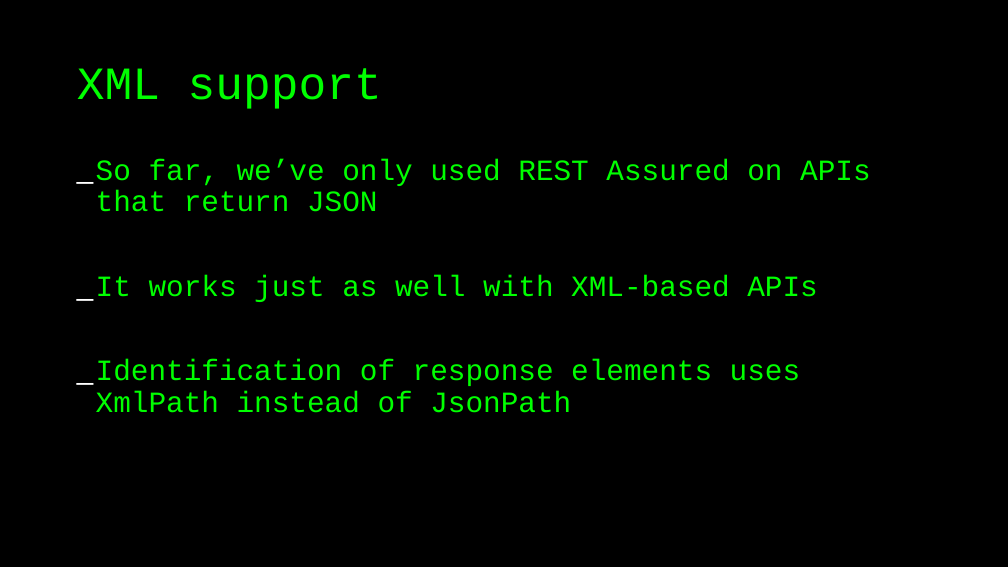
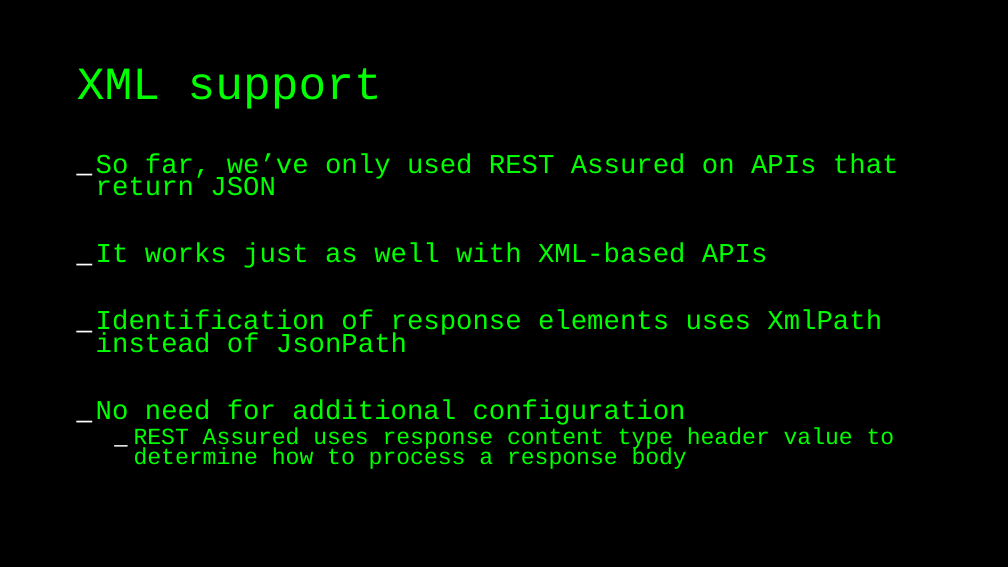
Before and after one commit to basdijkstra/rest-assured-workshop, a slide deck: slide 36 of RestAssuredWorkshop.odp (slide 39 before the commit). Drawn at 1008x567 pixels with LibreOffice and Linux fonts; fonts in the diff are those of the drawing. Boxes give left, top, right and bottom in pixels: in the first picture for what was removed or moved away, otherwise in the second. Text is boxed around its words. In the diff, an @@ line names an element or a change of style, - is before the commit and + after.

```diff
--- a/RestAssuredWorkshop.odp
+++ b/RestAssuredWorkshop.odp
@@ text at box(96, 153, 899, 353): size 28 to 26 pt in "So far, we’ve only used REST Assured ...", "It works just as well with XML-based ...", "Identification of response elements uses XmlPath instead ..."; line spacing 0.9 to 0.7 @@
@@ text at box(96, 400, 895, 469): paragraphs added @@
+_ No need for additional configuration
+  _ REST Assured uses response content type header value to determine how to process a response body
```
Also in this commit, not shown: 17 other slides changed, 3 slides added, 6 slides removed, 8 other files.
